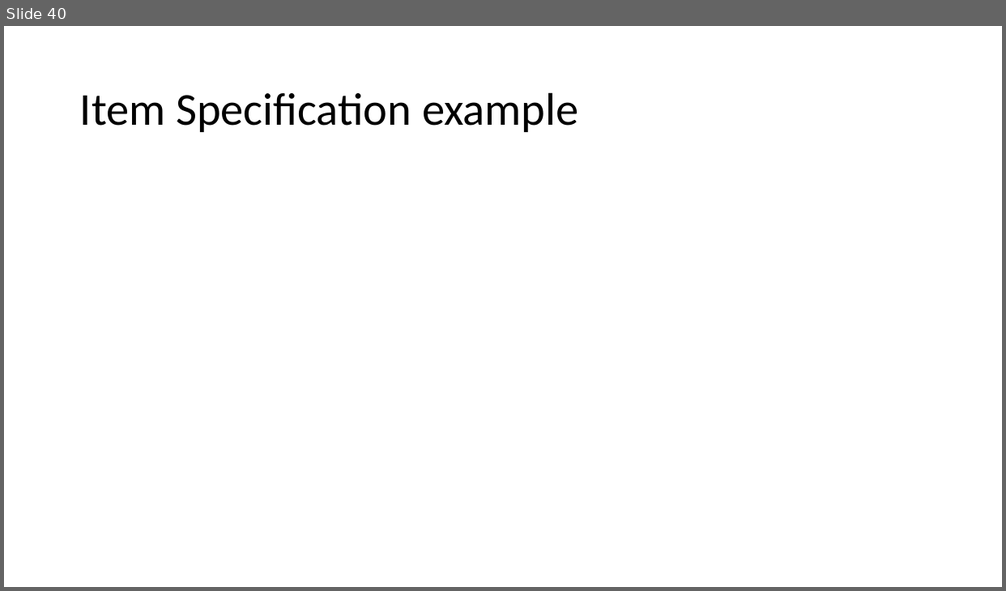
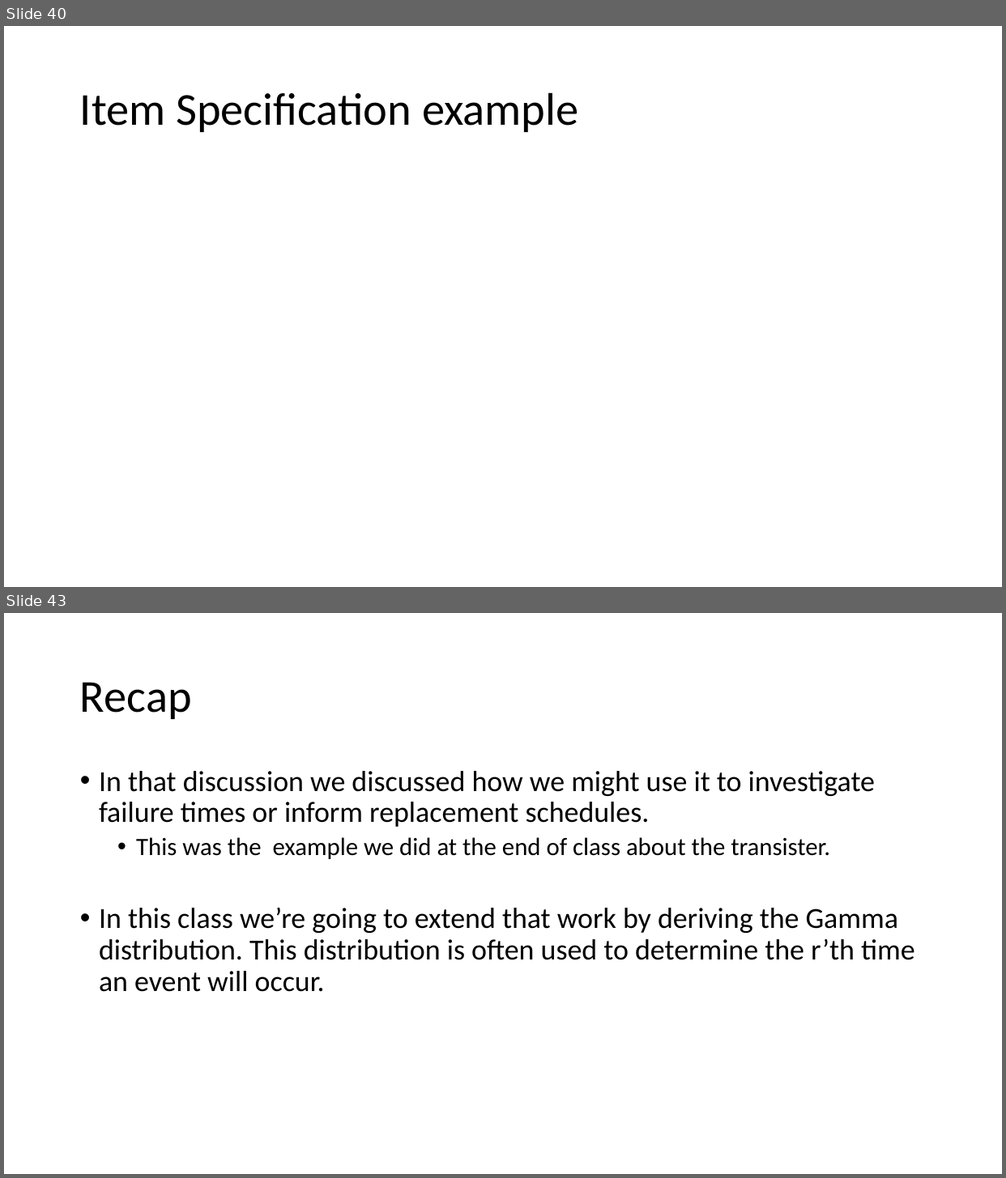
Before and after one commit to FlanFlanagan/misc_python, a slide deck: Distribution Examples.pptx. Shown one above the other, each under a label of ours: slide 40 before the commit, slides 40 and 43 after it; the slides between them are not shown. The pictures are 1006x591 and 1006x1178 pixels, drawn with LibreOffice and Linux fonts; fonts in the diff are those of the drawing; grey boxes stand for pictures. Boxes give left, top, right and bottom in pixels: in the first picture for what was removed or moved away, otherwise in the second. Text is boxed around its words. In the diff, an @@ line names an element or a change of style, - is before the commit and + after.

```diff
--- a/Distribution Examples.pptx
+++ b/Distribution Examples.pptx
@@ slide 43 added at bbox=[4, 613, 1002, 1174], background #FFFFFF @@
@@ title added at bbox=[80, 682, 192, 719], 44 pt, text #000000 @@
+Recap
@@ text added at bbox=[99, 771, 915, 992], 28 pt, text #000000 @@
+• In that discussion we discussed how we might use it to investigate failure times or inform replacement schedules.
+  • This was the example we did at the end of class about the transister.
+• In this class we’re going to extend that work by deriving the Gamma distribution. This distribution is often used to determine the r’th time an event will occur.
```
Also in this commit, not shown: 28 other slides added, 10 other files.
